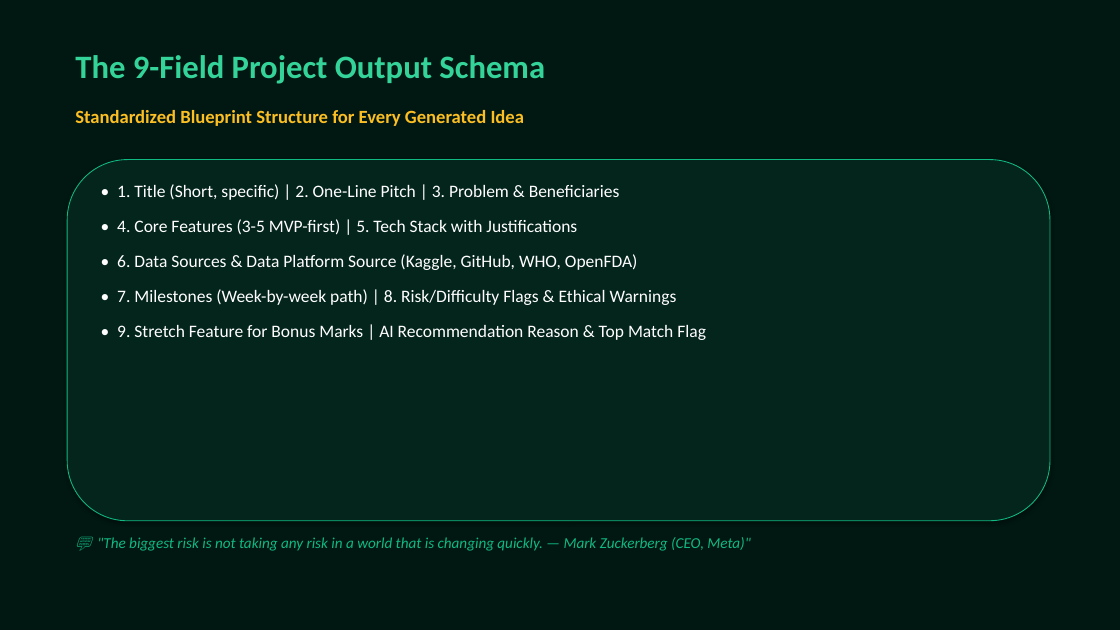
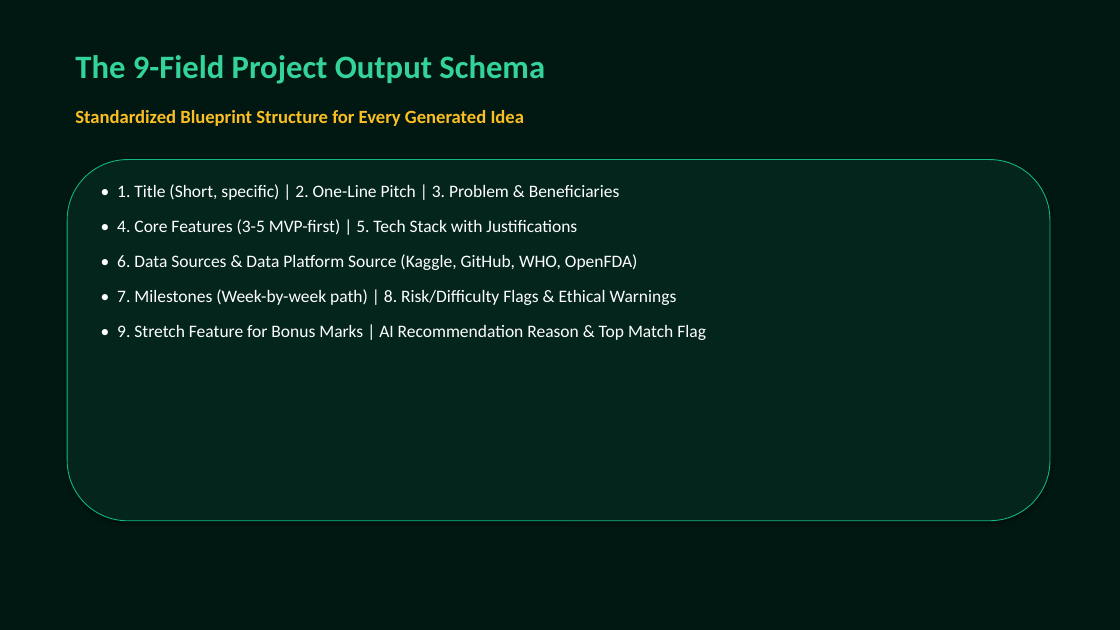
Before and after one commit to ishansharma16012007-bot/3hr-promptwars, a slide deck: slide 7 of antigravity_presentation.pptx. Drawn at 1120x630 pixels with LibreOffice and Linux fonts; fonts in the diff are those of the drawing. Boxes give left, top, right and bottom in pixels: in the first picture for what was removed or moved away, otherwise in the second. Text is boxed around its words. In the diff, an @@ line names an element or a change of style, - is before the commit and + after.

```diff
--- a/antigravity_presentation.pptx
+++ b/antigravity_presentation.pptx
@@ text removed at (97,537,750,551) @@
-💬 "The biggest risk is not taking any risk in a world that is changing quickly. — Mark Zuckerberg (CEO, Meta)"
```
Also in this commit, not shown: 19 other slides changed, 3 other files.
